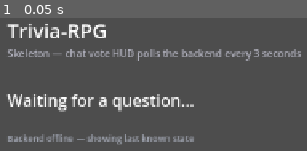
Above: before the commit, frame 1.
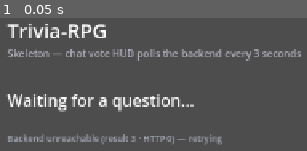
Above: after the commit, the same moment.

Repository: TheWizardOfCol/Trivia-RPG
Game: Godot game, scene res://main.tscn
Two runs of this game, one before a commit and one after it. Both use one fixed random seed, a clock stepped at 60 frames per second and the inputs below.
Inputs:
- Up to frame 1 (0.05 s): no input

The runs differ from the first frame. In frame 1, 1.6% of the frame differs, in the area x 17-73%, y 87-96%.

Commit message:
HUD: add HTTP timeout and surface result/error codes on failures
Silent hangs previously left the scene's default 'Connecting...' text on
screen forever (HTTPRequest has no default timeout). An 8s timeout plus
result/code in the status line turns the HUD itself into the diagnostic.

Diff:
--- a/client/vote_hud.gd
+++ b/client/vote_hud.gd
@@ -16,6 +16,7 @@
 var _current_question_id := ""
 
 func _ready() -> void:
+	http.timeout = 8.0
 	http.request_completed.connect(_on_vote_response)
 
 	var timer := Timer.new()
@@ -29,11 +30,11 @@
 func _poll() -> void:
 	var err := http.request(Backend.vote_url())
 	if err != OK:
-		status_label.text = "Could not reach backend (request failed to start)"
+		status_label.text = "Could not start request (error %d)" % err
 
 func _on_vote_response(result: int, code: int, _headers: PackedStringArray, body: PackedByteArray) -> void:
 	if result != HTTPRequest.RESULT_SUCCESS or code != 200:
-		status_label.text = "Backend offline — showing last known state"
+		status_label.text = "Backend unreachable (result %d · HTTP %d) — retrying" % [result, code]
 		return
 
 	var data = JSON.parse_string(body.get_string_from_utf8())
